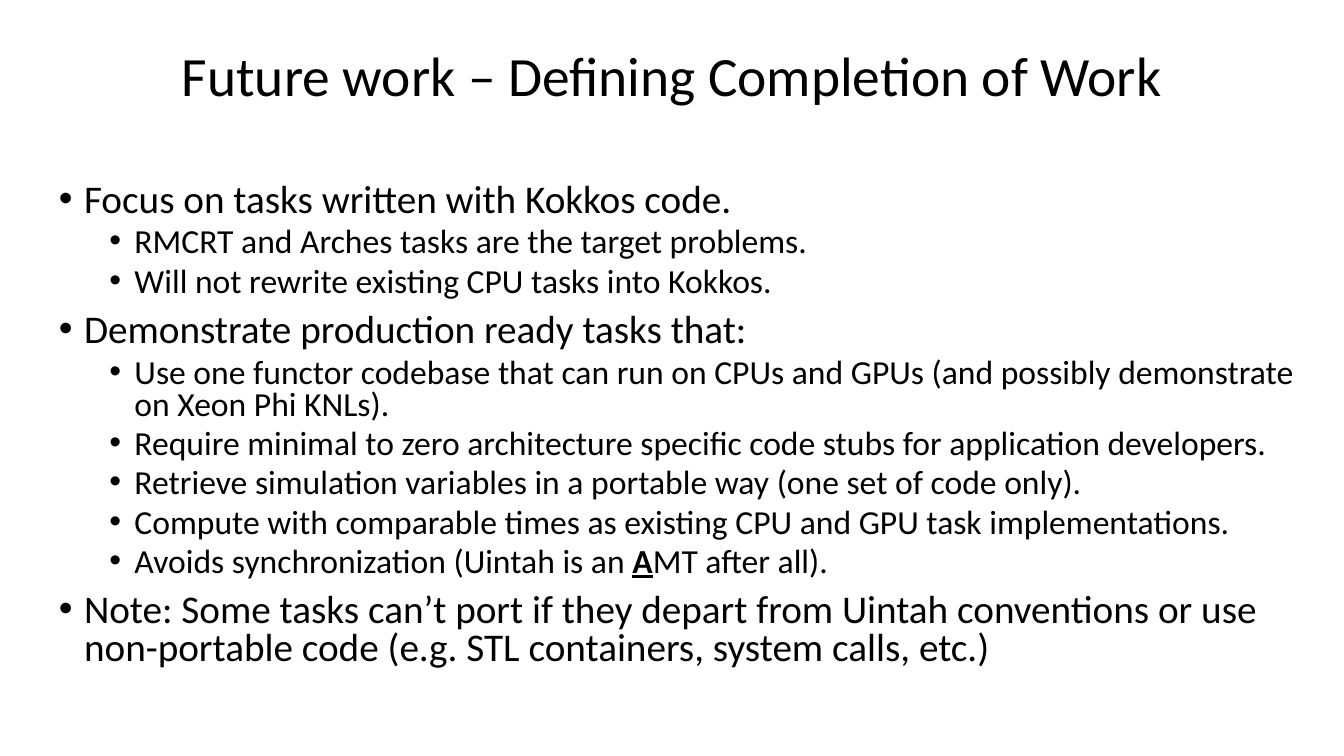
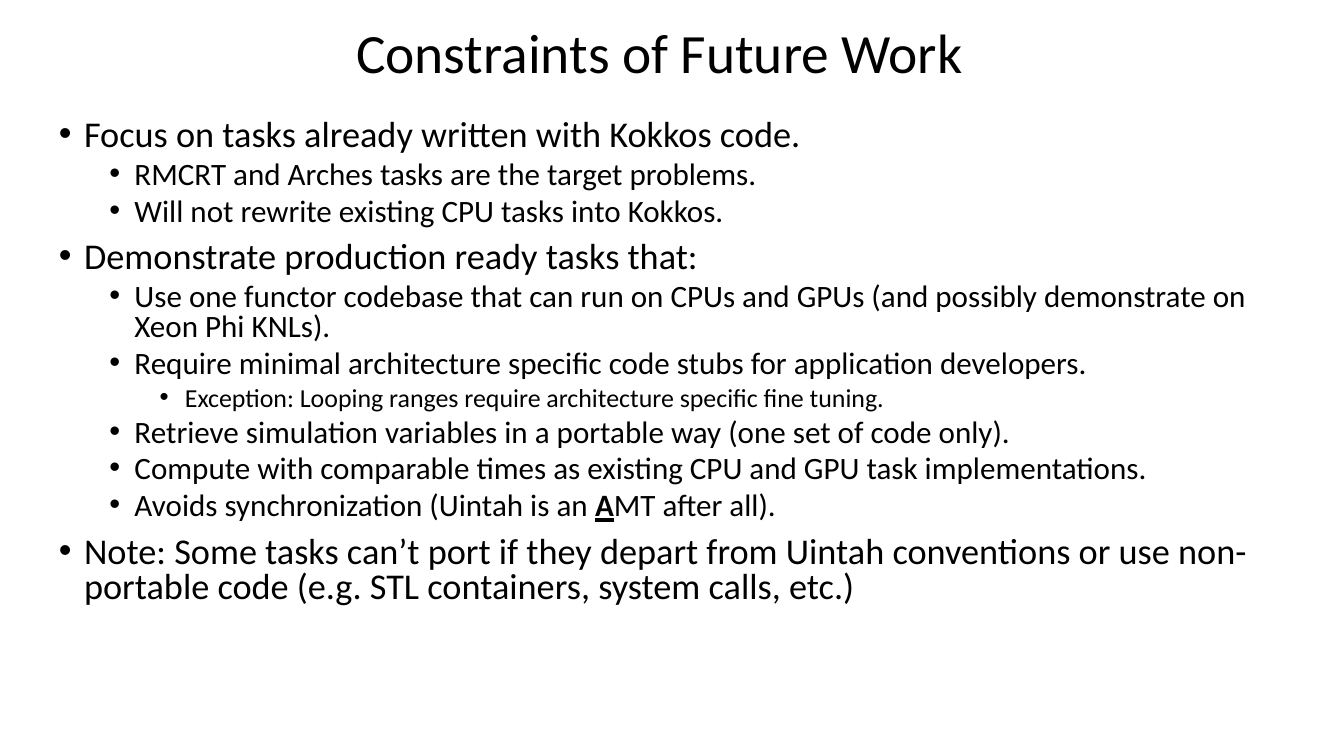
Before and after one commit to bradleypeterson/proposal, a slide deck: slide 34 of slides/Portable and Performant GPU_dec1.pptx (slide 24 before the commit). Drawn at 1344x756 pixels with LibreOffice and Linux fonts; fonts in the diff are those of the drawing. Boxes give left, top, right and bottom in pixels: in the first picture for what was removed or moved away, otherwise in the second. Text is boxed around its words. In the diff, an @@ line names an element or a change of style, - is before the commit and + after.

```diff
--- a/slides/Portable and Performant GPU_dec1.pptx
+++ b/slides/Portable and Performant GPU_dec1.pptx
@@ title at <box>356,34,963,74</box>: text changed @@
-Future work – Defining Completion of Work
+Constraints of Future Work
@@ text "Focus on tasks already written ...": place and size @@
-text "Focus on tasks already written ..." at <box>84,185,1293,668</box>
+text "Focus on tasks already written ..." at <box>84,121,1246,606</box>
@@ text at <box>84,121,800,153</box>: text changed; size 28 to 25.9 pt @@
-• Focus on tasks written with Kokkos code.
+• Focus on tasks already written with Kokkos code.
@@ text at <box>84,163,1246,606</box>: size 24 to 22.2 pt in "RMCRT and Arches tasks are the target ...", "Will not rewrite existing CPU tasks into ...", "Use one functor codebase that can run ...", "Retrieve simulation variables in a portable way ..." and 2 more places; size 28 to 25.9 pt in "Demonstrate production ready tasks that:", "Note: Some tasks can’t port if they ..." @@
@@ text at <box>134,352,1086,412</box>: text changed; size 24 to 22.2 pt @@
-  • Require minimal to zero architecture specific code stubs for application developers.
+  • Require minimal architecture specific code stubs for application developers.
+    • Exception: Looping ranges require architecture specific fine tuning.
```
Also in this commit, not shown: 15 other slides changed, 18 slides added, 6 slides removed, 2 other files.
